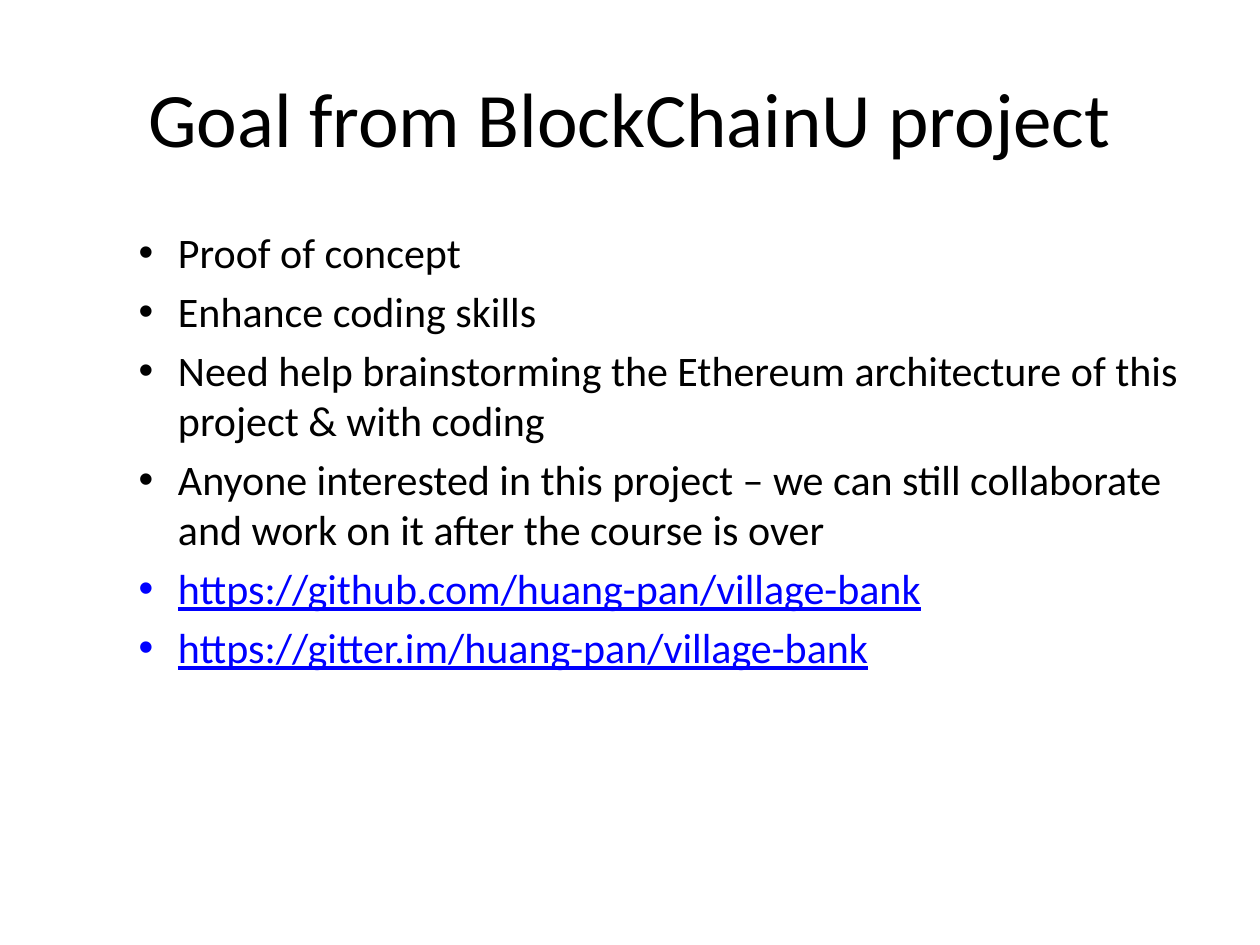
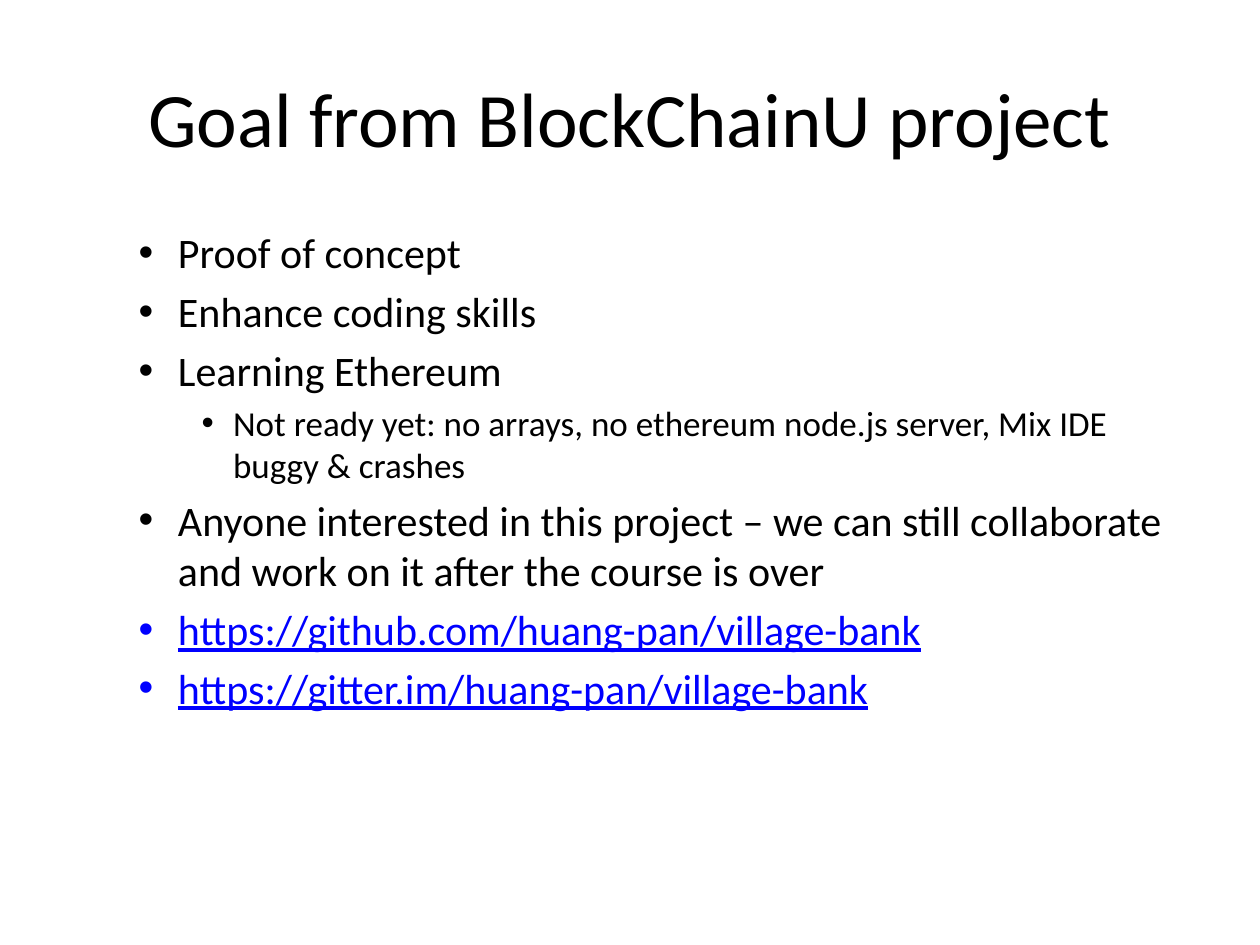
Before and after one commit to huang-pan/village-bank, a slide deck: slide 30 of Village Bank.pptx. Drawn at 1260x945 pixels with LibreOffice and Linux fonts; fonts in the diff are those of the drawing. Boxes give left, top, right and bottom in pixels: in the first picture for what was removed or moved away, otherwise in the second. Text is boxed around its words. In the diff, an @@ line names an element or a change of style, - is before the commit and + after.

```diff
--- a/Village Bank.pptx
+++ b/Village Bank.pptx
@@ text at bbox=[178, 356, 1106, 484]: text changed; size 24 to 20 pt @@
-  • Need help brainstorming the Ethereum architecture of this project & with coding
+  • Learning Ethereum
+    • Not ready yet: no arrays, no ethereum node.js server, Mix IDE buggy & crashes
```
